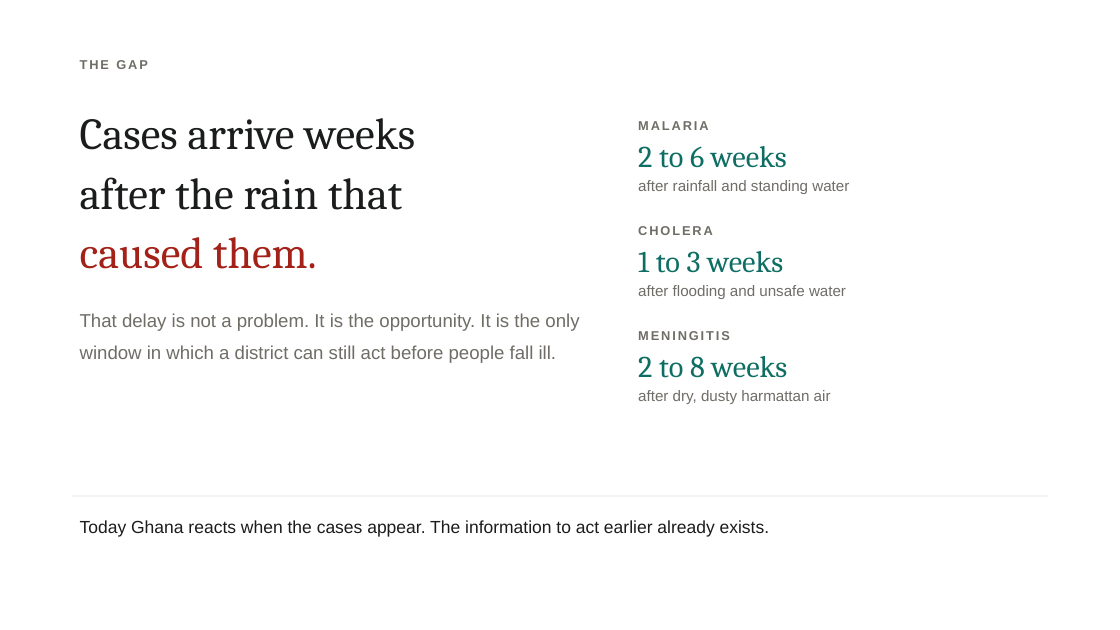
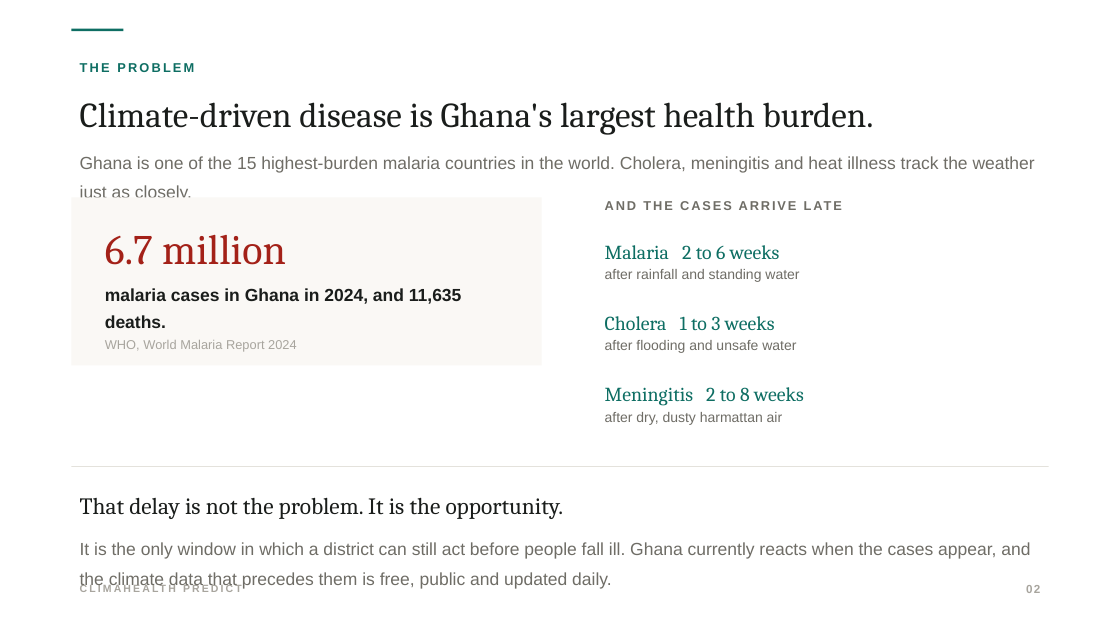
Before and after one commit to Joeboy77/ClimateHealth, a slide deck: slide 2 of deck/ClimaHealth-Predict.pptx (slide 3 before the commit). Drawn at 1120x630 pixels with LibreOffice and Linux fonts; fonts in the diff are those of the drawing. Boxes give left, top, right and bottom in pixels: in the first picture for what was removed or moved away, otherwise in the second. Text is boxed around its words. In the diff, an @@ line names an element or a change of style, - is before the commit and + after.

```diff
--- a/deck/ClimaHealth-Predict.pptx
+++ b/deck/ClimaHealth-Predict.pptx
@@ rectangle added at [71, 29, 124, 31], fill #0E6E63 @@
@@ text at [80, 63, 194, 72]: text changed; text colour #6F6D66 to #0E6E63 @@
-THE GAP
+THE PROBLEM
@@ text removed at [80, 118, 579, 363] @@
-Cases arrive weeks
-after the rain that
-caused them.
-That delay is not a problem. It is the opportunity. It is the only window in which a district can still act before people fall ill.
@@ text added at [80, 102, 1035, 173], 15 pt, text #6F6D66 @@
+Climate-driven disease is Ghana's largest health burden.
+Ghana is one of the 15 highest-burden malaria countries in the world. Cholera, meningitis and heat illness track the weather just as closely.
@@ rectangle added at [71, 197, 542, 365], fill #FAF8F5 @@
@@ text added at [597, 193, 1050, 227], 11 pt, text #6F6D66, bold @@
+AND THE CASES ARRIVE LATE
@@ text added at [105, 235, 462, 352], 15 pt, text #1A1D1B, bold @@
+6.7 million
+malaria cases in Ghana in 2024, and 11,635 deaths.
+WHO, World Malaria Report 2024
@@ text "Malaria 2 to 6 weeks": place and size @@
-text "Malaria 2 to 6 weeks" at [638, 121, 849, 194]
+text "Malaria 2 to 6 weeks" at [605, 245, 799, 282]
@@ text at [605, 245, 780, 259]: text changed; size 26 to 17 pt @@
-MALARIA
-2 to 6 weeks
+Malaria 2 to 6 weeks
@@ text at [605, 269, 799, 282]: size 13 to 12 pt in "after rainfall and standing water" @@
@@ text "Cholera 1 to 3 weeks": place and size @@
-text "Cholera 1 to 3 weeks" at [638, 226, 846, 299]
+text "Cholera 1 to 3 weeks" at [605, 316, 796, 353]
@@ text at [605, 316, 775, 331]: text changed; size 26 to 17 pt @@
-CHOLERA
-1 to 3 weeks
+Cholera 1 to 3 weeks
@@ text at [605, 340, 796, 353]: size 13 to 12 pt in "after flooding and unsafe water" @@
@@ text "Meningitis 2 to 8 weeks": place and size @@
-text "Meningitis 2 to 8 weeks" at [638, 331, 831, 404]
+text "Meningitis 2 to 8 weeks" at [605, 387, 804, 425]
@@ text at [605, 387, 804, 406]: text changed; size 11 to 17 pt; font Arial to Cambria; text colour #6F6D66 to #0E6E63; bold off @@
-MENINGITIS
-2 to 8 weeks
+Meningitis 2 to 8 weeks
@@ text at [605, 412, 783, 425]: size 13 to 12 pt in "after dry, dusty harmattan air" @@
@@ rectangle: place and size @@
-rectangle at [71, 496, 1049, 497]
+rectangle at [71, 466, 1049, 467]
@@ text at [80, 497, 1030, 590]: text changed; text colour #1A1D1B to #6F6D66 @@
-Today Ghana reacts when the cases appear. The information to act earlier already exists.
+That delay is not the problem. It is the opportunity.
+It is the only window in which a district can still act before people fall ill. Ghana currently reacts when the cases appear, and the climate data that precedes them is free, public and updated daily.
@@ text added at [71, 578, 408, 603], 9 pt, text #A8A59E, bold @@
+CLIMAHEALTH PREDICT
@@ text added at [1026, 585, 1040, 593], 10 pt, text #A8A59E, bold @@
+02
```
Also in this commit, not shown: 8 other slides changed, 3 slides added, 10 slides removed, 9 other files.
